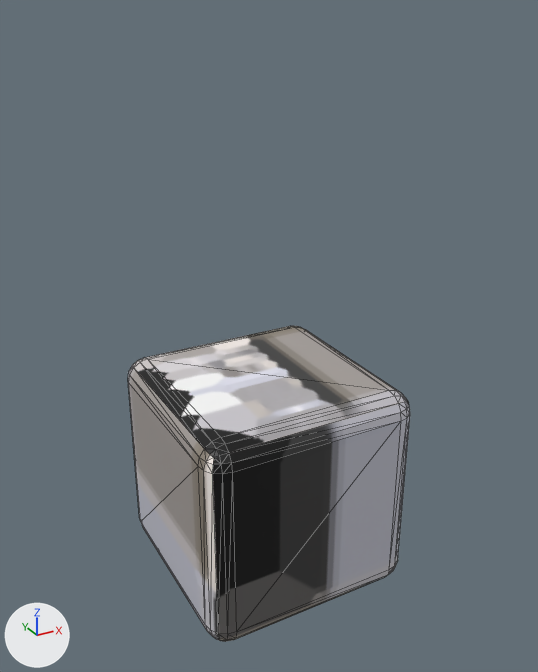
The COLLADA model models/cube.dae as it was, and as the next commit left it.
Before and after are seen from a camera (50 mm lens) standing at (-1.001, -1.859, 1.756) and looking at (0.013, -0.016, 0.835). Every picture has the same lights, and +X, +Y and +Z are marked at lower left. Mesh edges are drawn as thin lines. Where no turn or scale is listed for an object, it has been applied to the vertices.

Script lines for the objects in view, before the commit:
```python
me_cube_001 = bpy.data.meshes.new('Cube.001')
me_cube_001.from_pydata(...)  # 152 vertices, 300 faces; spans x -0.35..0.35, y -0.35..0.35, z -0.35..0.35
me_cube_001.materials.append(mat_material_003)  # picture img_cubebake_png
ob_cube = bpy.data.objects.new('Cube', me_cube_001)
ob_cube.location = (0.0, 0.0, 0.35)
```
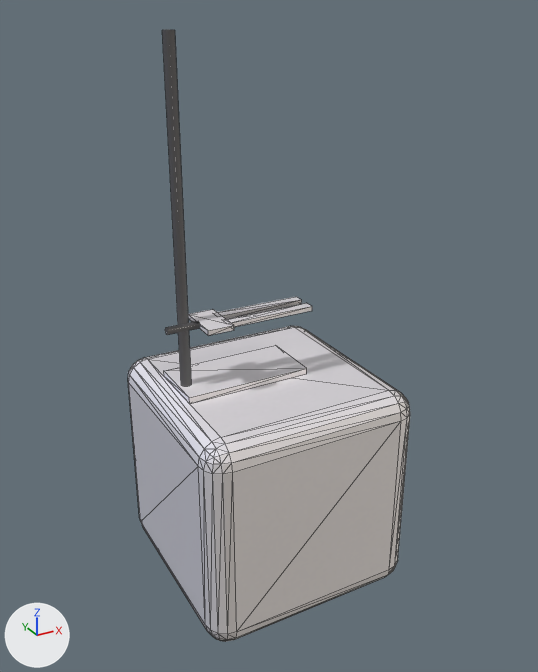
Location of each change, (x1, y1, x2, y2) in pixels of the pictures (538 x 672 px):
'Cube', reshaped (93% taller): before (128, 326, 410, 642); after (128, 30, 410, 642)
part 1 of me_cube_001, added: after (188, 309, 234, 336)
part 2 of me_cube_001, added: after (226, 303, 312, 327)
part 3 of me_cube_001, added: after (217, 297, 302, 319)
part 4 of me_cube_001, added: after (165, 321, 199, 335)
part 5 of me_cube_001, added: after (162, 30, 191, 385)
part 6 of me_cube_001, added: after (164, 345, 307, 404)
part 7 of me_cube_001, surface changed: (128, 326, 410, 642) in both

The edits, one by one:
me_cube_001 is used by ob_cube; location (0.0, 0.0, 0.35).
me_cube_001 had 152 vertices, 300 faces and spanned x -0.35..0.35, y -0.35..0.35, z -0.35..0.35.
me_cube_001 now has 312 vertices, 596 faces and spans x -0.35..0.35, y -0.35..0.35, z -0.35..1.357.
me_cube_001 part 1: a new loose piece, a box spanning x -0.217..-0.134, y -0.075..0.07, z 0.557..0.572, in mat_material_003 (picture img_cubebake_png).
me_cube_001 part 2: a new loose piece, a box spanning x -0.147..0.143, y -0.054..-0.02, z 0.557..0.571, in mat_material_003 (picture img_cubebake_png).
me_cube_001 part 3: a new loose piece, a box spanning x -0.147..0.143, y 0.009..0.043, z 0.556..0.571, in mat_material_003 (picture img_cubebake_png).
me_cube_001 part 4: a new loose piece, a 32-sided cylinder along x spanning x -0.314..-0.214, y -0.013..0.007, z 0.554..0.574, in mat_material_003 (picture img_cubebake_png).
me_cube_001 part 5: a new loose piece, a 32-sided cylinder along z spanning x -0.267..-0.237, y 0.008..0.038, z 0.357..1.357, in mat_material_003 (picture img_cubebake_png).
me_cube_001 part 6: a new loose piece, a box spanning x -0.28..0.12, y -0.067..0.133, z 0.351..0.371, in mat_material_003 (picture img_cubebake_png).
me_cube_001 part 7: 300 kept faces spanning x -0.35..0.35, y -0.35..0.35, z -0.35..0.35 get new texture (UV) coordinates.
